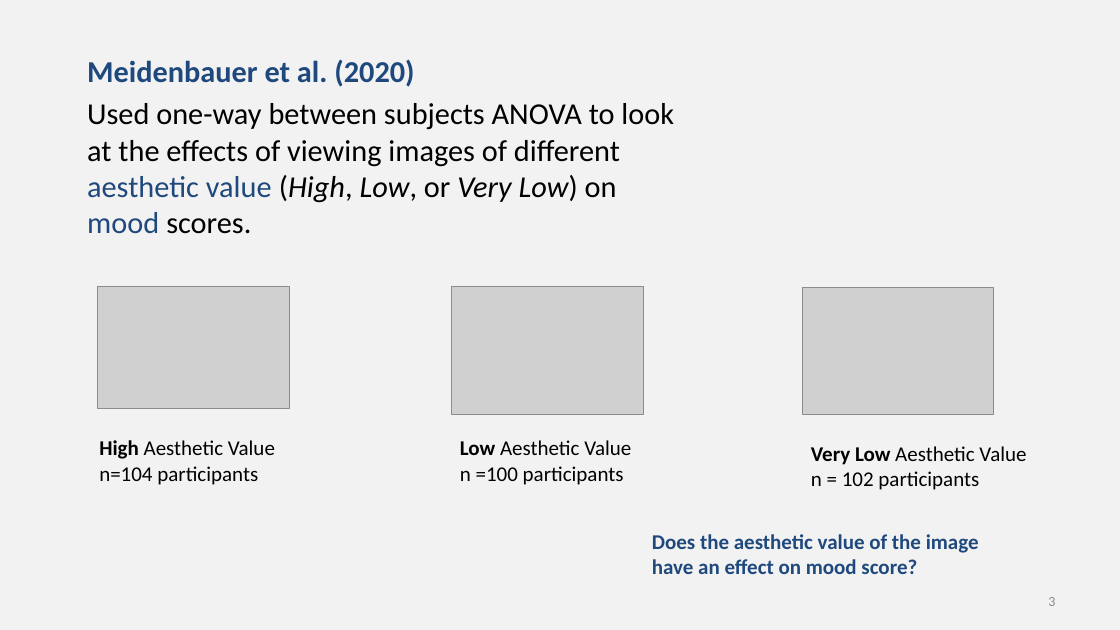
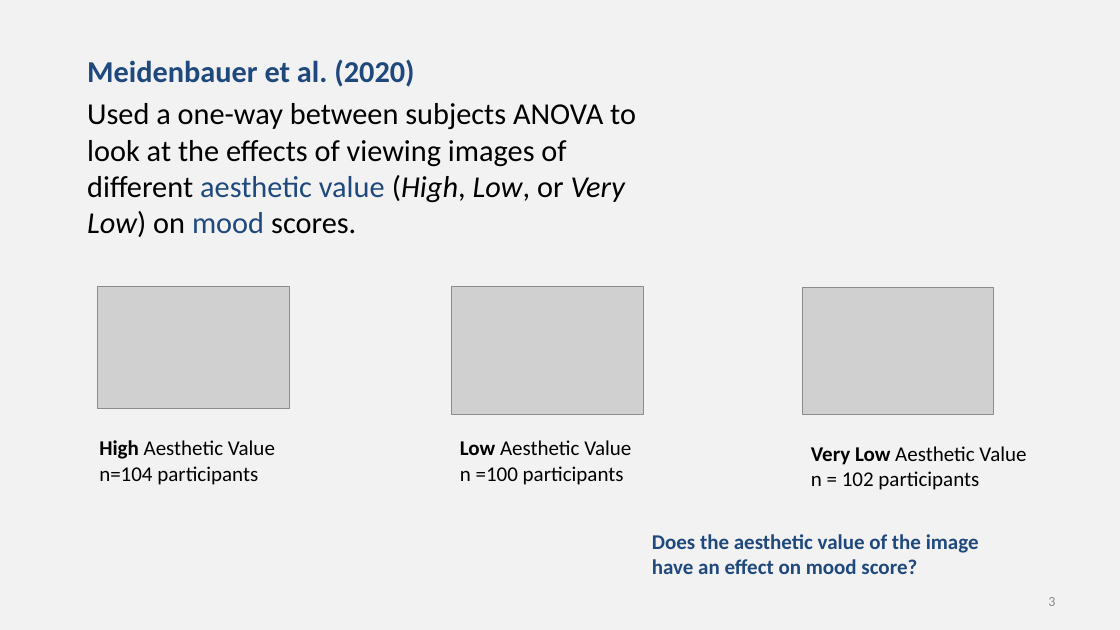
Before and after one commit to chrisjberry/datafluencyCB, a slide deck: slide 3 of docs/slides/PSYC753_L3_ANOVA_1.pptx. Drawn at 1120x630 pixels with LibreOffice and Linux fonts; fonts in the diff are those of the drawing; grey boxes stand for pictures. Boxes give left, top, right and bottom in pixels: in the first picture for what was removed or moved away, otherwise in the second. Text is boxed around its words. In the diff, an @@ line names an element or a change of style, - is before the commit and + after.

```diff
--- a/docs/slides/PSYC753_L3_ANOVA_1.pptx
+++ b/docs/slides/PSYC753_L3_ANOVA_1.pptx
@@ text at (87, 103, 636, 237): text changed @@
-Used one-way between subjects ANOVA to look at the effects of viewing images of different aesthetic value (High, Low, or Very Low) on mood scores.
+Used a one-way between subjects ANOVA to look at the effects of viewing images of different aesthetic value (High, Low, or Very Low) on mood scores.
```
Also in this commit, not shown: 9 other slides changed, 2 slides added, 1 slide removed.
